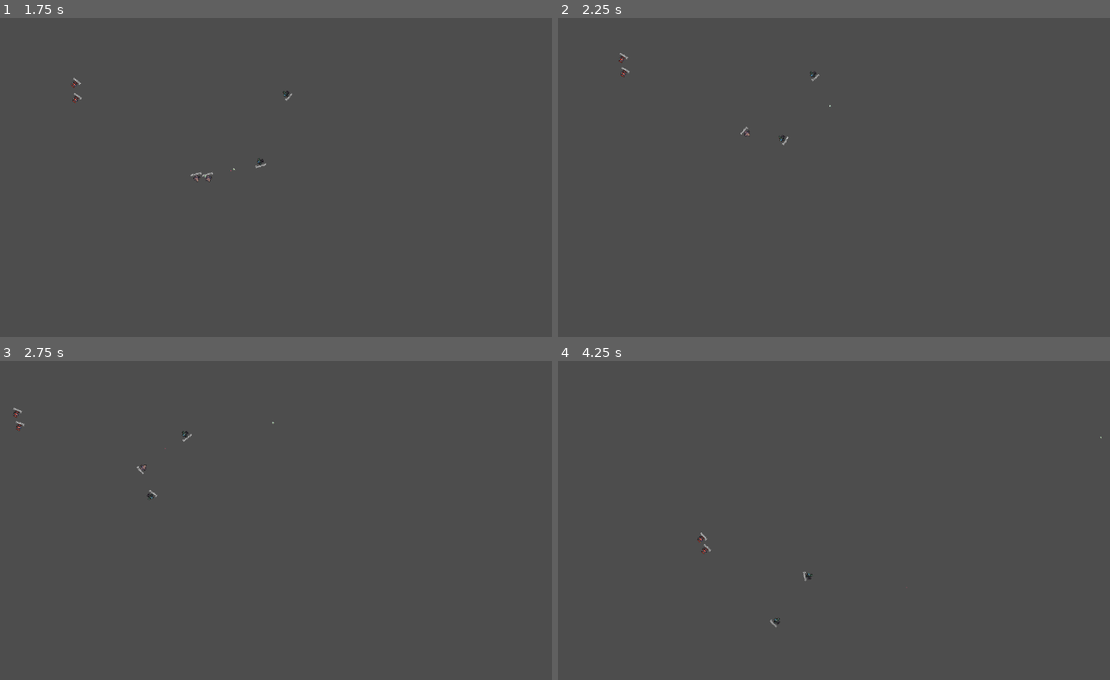
Above: before the commit, frames 1-4 (two rows, left to right).
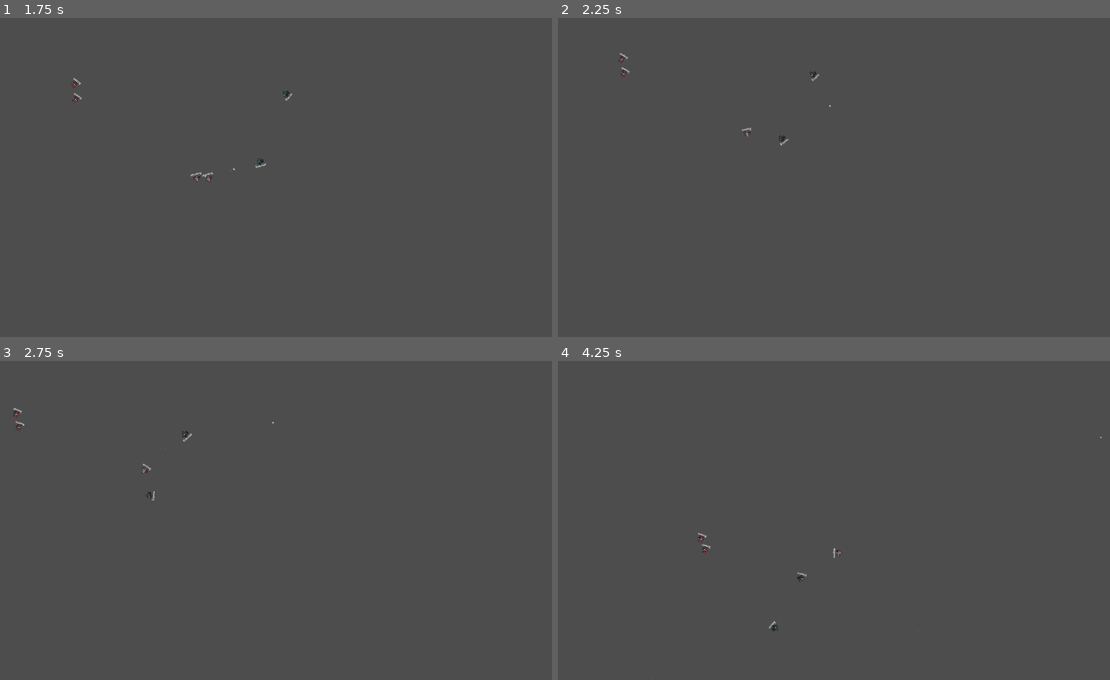
Above: after the commit, the same moments.

Repository: braja/space_battle_sim_thing
Game: Godot game, scene res://worldtest.tscn
Same seed, same stepped clock (60 frames per second), same inputs: the game is played once before the commit and once after it. The project has no main scene, so this scene is started directly.
Inputs (mouse positions are in pixels of both pictures, inside the frame that each line leads up to):
- Up to frame 1 (1.75 s): move the mouse to (391, 161) at 0.52 s; hold Right (ui_right) 0.53-1.28 s; click (391, 161) at 0.67 s; move the mouse to (149, 193) at 1.27 s; hold Down (ui_down) from 1.28 s (still down)
- Up to frame 2 (2.25 s): move the mouse to (883, 107) at 2.02 s; release Down (ui_down) at 2.03 s; hold Right (ui_right) from 2.03 s (still down)
- Up to frame 3 (2.75 s): keep holding Right (ui_right)
- Up to frame 4 (4.25 s): move the mouse to (795, 584) at 2.77 s; release Right (ui_right) at 2.78 s; hold Up (ui_up) 2.78-3.53 s; click (795, 584) at 2.92 s; move the mouse to (994, 568) at 3.52 s; hold Left (ui_left) from 3.53 s (still down)

Frame 1 is identical in both runs. In frame 2, less than 0.1% of the frame differs, in the area x 33-42%, y 34-40%; in frame 3, less than 0.1%; in frame 4, 0.2%, in the area x 16-66%, y 53-100%.

Commit message:
randomize evasion pattern a bit

Diff:
--- a/scenes/fighter_base/fighter_base.gd
+++ b/scenes/fighter_base/fighter_base.gd
@@ -44,7 +44,7 @@
 		if distance_to_target <= flee_distance:
 			change_state(State.EVADING)
 			state_label.text = "evading"
-			move(-target_pos)
+			move(target_pos, true)  # Pass true for evade
 		elif distance_to_target > flee_distance and distance_to_target <= attack_range:
 			change_state(State.ATTACKING)
 			state_label.text = "attacking"
@@ -74,11 +74,15 @@
 	apply_central_impulse(transform.x * acceleration)
 
 
-func move(target_position: Vector2) -> void:
+func move(target_position: Vector2, evade: bool = false) -> void:
 	var direction = (target_position - position).normalized()
+	if evade:
+		var random_angle = deg_to_rad(randi_range(-90, 90)) # Change this range for more drastic evasion
+		direction = Vector2(direction.x * cos(random_angle) - direction.y * sin(random_angle), direction.x * sin(random_angle) + direction.y * cos(random_angle))
 	var target_angle = atan2(direction.y, direction.x)
 	rotate_to_target(target_angle)
 	apply_central_impulse(transform.x * acceleration)
+
 
 
 func find_closest_enemy() -> Node2D:
